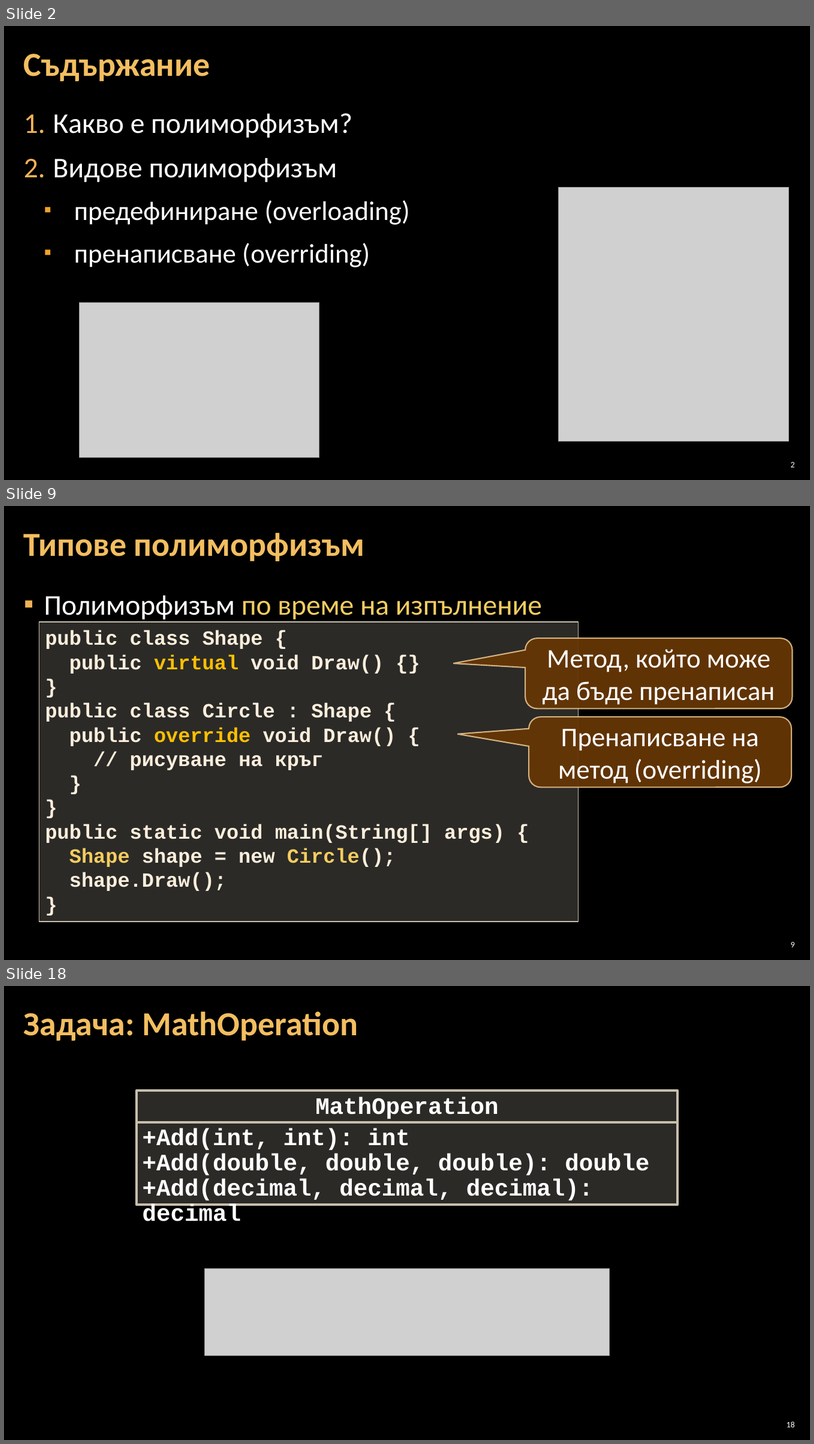
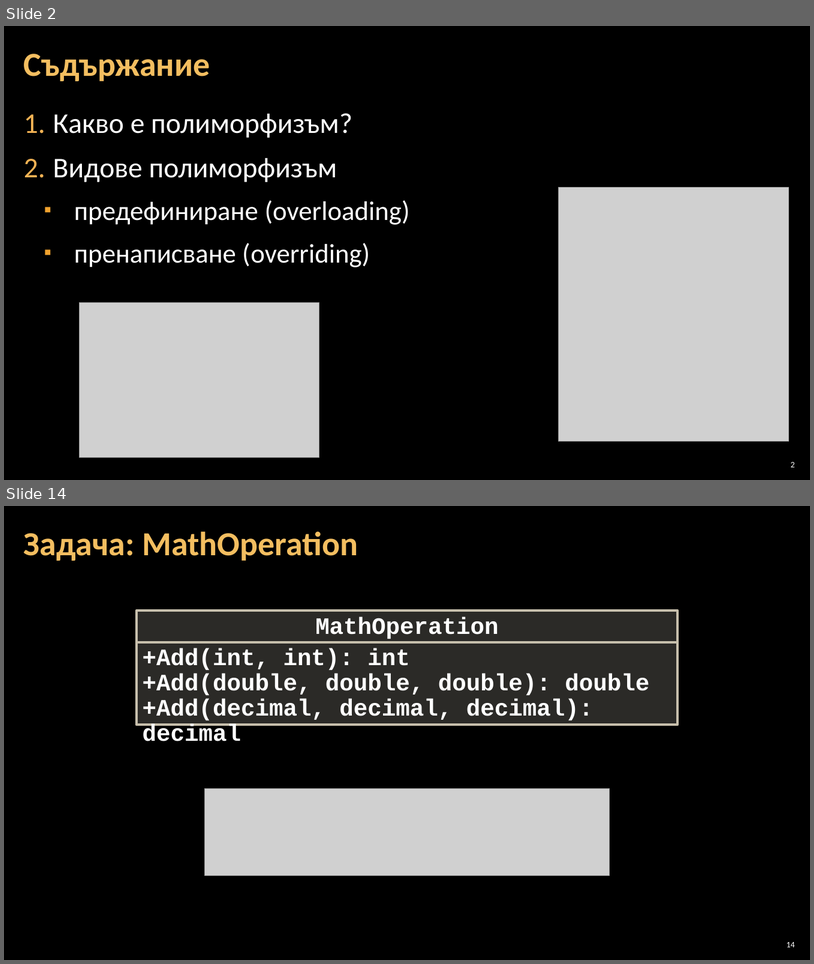
Before and after one commit to BG-IT-Edu/Free-Content, a slide deck: dmanolov/Информатика 11 клас, ПП (C#)/М1.Обектно-ориентирано проектиране и програмиране/06.Полиморфизъм/06.Полиморфизъм.pptx. Shown one above the other, each under a label of ours: slides 2, 9 and 18 before the commit, slides 2 and 14 after it; the slides between them are not shown. The pictures are 814x1444 and 814x964 pixels, drawn with LibreOffice and Linux fonts; fonts in the diff are those of the drawing; grey boxes stand for pictures; background and template pictures are left out. Boxes give left, top, right and bottom in pixels: in the first picture for what was removed or moved away, otherwise in the second. Text is boxed around its words. In the diff, an @@ line names an element or a change of style, - is before the commit and + after.

```diff
--- a/dmanolov/Информатика 11 клас, ПП (C#)/М1.Обектно-ориентирано проектиране и програмиране/06.Полиморфизъм/06.Полиморфизъм.pptx
+++ b/dmanolov/Информатика 11 клас, ПП (C#)/М1.Обектно-ориентирано проектиране и програмиране/06.Полиморфизъм/06.Полиморфизъм.pptx
@@ slide 9 removed at bbox=[4, 506, 810, 960], background picture (left out) @@
@@ title removed at bbox=[24, 532, 365, 561] @@
-Типове полиморфизъм
@@ text removed at bbox=[44, 595, 542, 622] @@
-▪ Полиморфизъм по време на изпълнение
@@ rectangle removed at bbox=[39, 622, 579, 922] @@
-public class Shape {
-public virtual void Draw() {}
-}
-public class Circle : Shape {
-public override void Draw() {
-// рисуване на кръг
-}
-}
-public static void main(String[] args) {
-Shape shape = new Circle();
-shape.Draw();
-}
@@ rounded speech box removed at bbox=[525, 638, 793, 708] @@
-Метод, който може да бъде пренаписан
@@ rounded speech box removed at bbox=[529, 717, 792, 787] @@
-Пренаписване на метод (overriding)
@@ page number removed at bbox=[791, 942, 795, 947] @@
-9
@@ what was slide 18 is now slide 14 @@
@@ page number at bbox=[787, 942, 795, 947]: text changed @@
-18
+14
```
Also in this commit, not shown: 10 slides changed, 2 slides added, 5 other slides removed, 1 other file.
